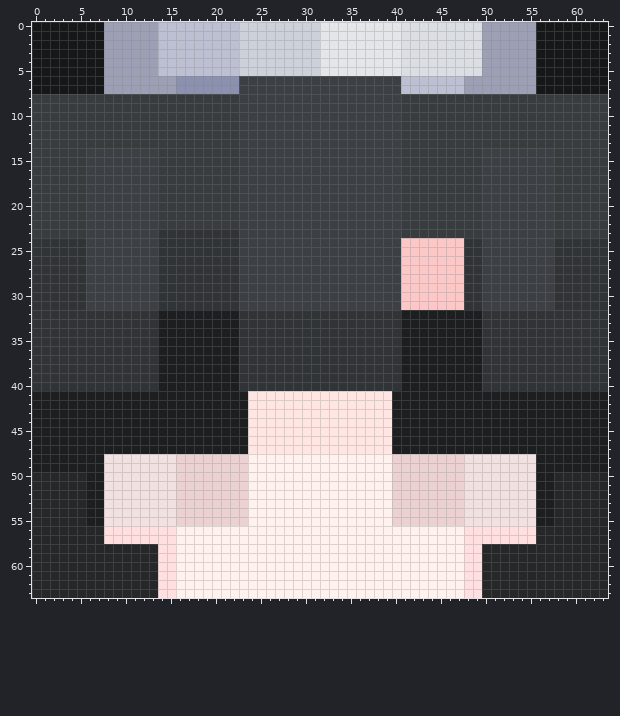
Two states of a pixel-art sprite, skins/2bc3babf-77ae-442f-8c22-0fa982422574.png. Above is the file before it was changed.
The file is 64x64 pixels. Colours within 5 levels of each other are drawn and written as one.
And afterwards:
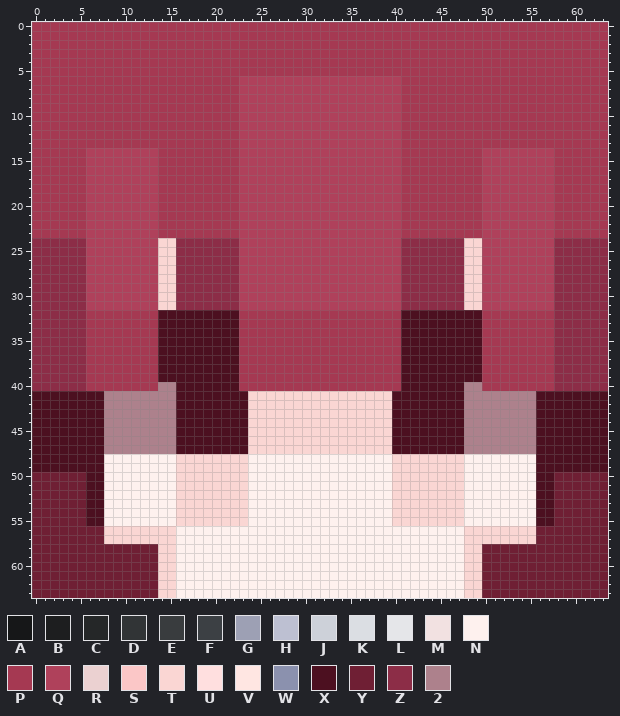
Palette (. is transparent): A #161718  B #1d1e1f  C #252728  D #313436  E #393c3e  F #3c4044  G #9da0b4  H #bdc0d2  J #cdd1d9  K #dbdee3  L #e5e6e9  M #f2e1e1  N #fef1ee  P #a53952  Q #af415b  R #ebd1d1  S #fbc7c7  T #fad6d3  U #ffdfdf  V #ffe6e2  W #8b91ae  X #4c1020  Y #6f1f34  Z #8c2d47  2 #ad818c
Message: 自動上傳玩家 Sakura_Lynn 的皮膚臉部
Diff:
Changed rows in their new state; - is an unchanged pixel.
first column x 0:
 0 PPPPPPPPPPPPPPPPPPPPPPPPPPPPPPPPPPPPPPPPPPPPPPPPPPPPPPPPPPPPPPPP
 1 PPPPPPPPPPPPPPPPPPPPPPPPPPPPPPPPPPPPPPPPPPPPPPPPPPPPPPPPPPPPPPPP
 2 PPPPPPPPPPPPPPPPPPPPPPPPPPPPPPPPPPPPPPPPPPPPPPPPPPPPPPPPPPPPPPPP
 3 PPPPPPPPPPPPPPPPPPPPPPPPPPPPPPPPPPPPPPPPPPPPPPPPPPPPPPPPPPPPPPPP
 4 PPPPPPPPPPPPPPPPPPPPPPPPPPPPPPPPPPPPPPPPPPPPPPPPPPPPPPPPPPPPPPPP
 5 PPPPPPPPPPPPPPPPPPPPPPPPPPPPPPPPPPPPPPPPPPPPPPPPPPPPPPPPPPPPPPPP
 6 PPPPPPPPPPPPPPPPPPPPPPPQQQQQQQQQQQQQQQQQQPPPPPPPPPPPPPPPPPPPPPPP
 7 PPPPPPPPPPPPPPPPPPPPPPPQQQQQQQQQQQQQQQQQQPPPPPPPPPPPPPPPPPPPPPPP
 8 PPPPPPPPPPPPPPPPPPPPPPPQQQQQQQQQQQQQQQQQQPPPPPPPPPPPPPPPPPPPPPPP
 9 PPPPPPPPPPPPPPPPPPPPPPPQQQQQQQQQQQQQQQQQQPPPPPPPPPPPPPPPPPPPPPPP
10 PPPPPPPPPPPPPPPPPPPPPPPQQQQQQQQQQQQQQQQQQPPPPPPPPPPPPPPPPPPPPPPP
11 PPPPPPPPPPPPPPPPPPPPPPPQQQQQQQQQQQQQQQQQQPPPPPPPPPPPPPPPPPPPPPPP
12 PPPPPPPPPPPPPPPPPPPPPPPQQQQQQQQQQQQQQQQQQPPPPPPPPPPPPPPPPPPPPPPP
13 PPPPPPPPPPPPPPPPPPPPPPPQQQQQQQQQQQQQQQQQQPPPPPPPPPPPPPPPPPPPPPPP
14 PPPPPPQQQQQQQQPPPPPPPPPQQQQQQQQQQQQQQQQQQPPPPPPPPPQQQQQQQQPPPPPP
15 PPPPPPQQQQQQQQPPPPPPPPPQQQQQQQQQQQQQQQQQQPPPPPPPPPQQQQQQQQPPPPPP
16 PPPPPPQQQQQQQQPPPPPPPPPQQQQQQQQQQQQQQQQQQPPPPPPPPPQQQQQQQQPPPPPP
17 PPPPPPQQQQQQQQPPPPPPPPPQQQQQQQQQQQQQQQQQQPPPPPPPPPQQQQQQQQPPPPPP
18 PPPPPPQQQQQQQQPPPPPPPPPQQQQQQQQQQQQQQQQQQPPPPPPPPPQQQQQQQQPPPPPP
19 PPPPPPQQQQQQQQPPPPPPPPPQQQQQQQQQQQQQQQQQQPPPPPPPPPQQQQQQQQPPPPPP
20 PPPPPPQQQQQQQQPPPPPPPPPQQQQQQQQQQQQQQQQQQPPPPPPPPPQQQQQQQQPPPPPP
21 PPPPPPQQQQQQQQPPPPPPPPPQQQQQQQQQQQQQQQQQQPPPPPPPPPQQQQQQQQPPPPPP
22 PPPPPPQQQQQQQQPPPPPPPPPQQQQQQQQQQQQQQQQQQPPPPPPPPPQQQQQQQQPPPPPP
23 PPPPPPQQQQQQQQPPPPPPPPPQQQQQQQQQQQQQQQQQQPPPPPPPPPQQQQQQQQPPPPPP
24 ZZZZZZQQQQQQQQTTZZZZZZZQQQQQQQQQQQQQQQQQQZZZZZZZTTQQQQQQQQZZZZZZ
25 ZZZZZZQQQQQQQQTTZZZZZZZQQQQQQQQQQQQQQQQQQZZZZZZZTTQQQQQQQQZZZZZZ
26 ZZZZZZQQQQQQQQTTZZZZZZZQQQQQQQQQQQQQQQQQQZZZZZZZTTQQQQQQQQZZZZZZ
27 ZZZZZZQQQQQQQQTTZZZZZZZQQQQQQQQQQQQQQQQQQZZZZZZZTTQQQQQQQQZZZZZZ
28 ZZZZZZQQQQQQQQTTZZZZZZZQQQQQQQQQQQQQQQQQQZZZZZZZTTQQQQQQQQZZZZZZ
29 ZZZZZZQQQQQQQQTTZZZZZZZQQQQQQQQQQQQQQQQQQZZZZZZZTTQQQQQQQQZZZZZZ
30 ZZZZZZQQQQQQQQTTZZZZZZZQQQQQQQQQQQQQQQQQQZZZZZZZTTQQQQQQQQZZZZZZ
31 ZZZZZZQQQQQQQQTTZZZZZZZQQQQQQQQQQQQQQQQQQZZZZZZZTTQQQQQQQQZZZZZZ
32 ZZZZZZPPPPPPPPXXXXXXXXXPPPPPPPPPPPPPPPPPPXXXXXXXXXPPPPPPPPZZZZZZ
33 ZZZZZZPPPPPPPPXXXXXXXXXPPPPPPPPPPPPPPPPPPXXXXXXXXXPPPPPPPPZZZZZZ
34 ZZZZZZPPPPPPPPXXXXXXXXXPPPPPPPPPPPPPPPPPPXXXXXXXXXPPPPPPPPZZZZZZ
35 ZZZZZZPPPPPPPPXXXXXXXXXPPPPPPPPPPPPPPPPPPXXXXXXXXXPPPPPPPPZZZZZZ
36 ZZZZZZPPPPPPPPXXXXXXXXXPPPPPPPPPPPPPPPPPPXXXXXXXXXPPPPPPPPZZZZZZ
37 ZZZZZZPPPPPPPPXXXXXXXXXPPPPPPPPPPPPPPPPPPXXXXXXXXXPPPPPPPPZZZZZZ
38 ZZZZZZPPPPPPPPXXXXXXXXXPPPPPPPPPPPPPPPPPPXXXXXXXXXPPPPPPPPZZZZZZ
39 ZZZZZZPPPPPPPPXXXXXXXXXPPPPPPPPPPPPPPPPPPXXXXXXXXXPPPPPPPPZZZZZZ
40 ZZZZZZPPPPPPPP22XXXXXXXPPPPPPPPPPPPPPPPPPXXXXXXX22PPPPPPPPZZZZZZ
41 XXXXXXXX22222222XXXXXXXXTTTTTTTTTTTTTTTTXXXXXXXX22222222XXXXXXXX
42 XXXXXXXX22222222XXXXXXXXTTTTTTTTTTTTTTTTXXXXXXXX22222222XXXXXXXX
43 XXXXXXXX22222222XXXXXXXXTTTTTTTTTTTTTTTTXXXXXXXX22222222XXXXXXXX
44 XXXXXXXX22222222XXXXXXXXTTTTTTTTTTTTTTTTXXXXXXXX22222222XXXXXXXX
45 XXXXXXXX22222222XXXXXXXXTTTTTTTTTTTTTTTTXXXXXXXX22222222XXXXXXXX
46 XXXXXXXX22222222XXXXXXXXTTTTTTTTTTTTTTTTXXXXXXXX22222222XXXXXXXX
47 XXXXXXXX22222222XXXXXXXXTTTTTTTTTTTTTTTTXXXXXXXX22222222XXXXXXXX
48 XXXXXXXXNNNNNNNNTTTTTTTT----------------TTTTTTTTNNNNNNNNXXXXXXXX
49 XXXXXXXXNNNNNNNNTTTTTTTT----------------TTTTTTTTNNNNNNNNXXXXXXXX
50 YYYYYYXXNNNNNNNNTTTTTTTT----------------TTTTTTTTNNNNNNNNXXYYYYYY
51 YYYYYYXXNNNNNNNNTTTTTTTT----------------TTTTTTTTNNNNNNNNXXYYYYYY
52 YYYYYYXXNNNNNNNNTTTTTTTT----------------TTTTTTTTNNNNNNNNXXYYYYYY
53 YYYYYYXXNNNNNNNNTTTTTTTT----------------TTTTTTTTNNNNNNNNXXYYYYYY
54 YYYYYYXXNNNNNNNNTTTTTTTT----------------TTTTTTTTNNNNNNNNXXYYYYYY
55 YYYYYYXXNNNNNNNNTTTTTTTT----------------TTTTTTTTNNNNNNNNXXYYYYYY
56 YYYYYYYYTTTTTTTT--------------------------------TTTTTTTTYYYYYYYY
57 YYYYYYYYTTTTTTTT--------------------------------TTTTTTTTYYYYYYYY
58 YYYYYYYYYYYYYYTT--------------------------------TTYYYYYYYYYYYYYY
59 YYYYYYYYYYYYYYTT--------------------------------TTYYYYYYYYYYYYYY
60 YYYYYYYYYYYYYYTT--------------------------------TTYYYYYYYYYYYYYY
61 YYYYYYYYYYYYYYTT--------------------------------TTYYYYYYYYYYYYYY
62 YYYYYYYYYYYYYYTT--------------------------------TTYYYYYYYYYYYYYY
63 YYYYYYYYYYYYYYTT--------------------------------TTYYYYYYYYYYYYYY
Changed places in both pictures, as pixel boxes (x1, y1, x2, y2):
changed: (32, 22, 608, 598)
